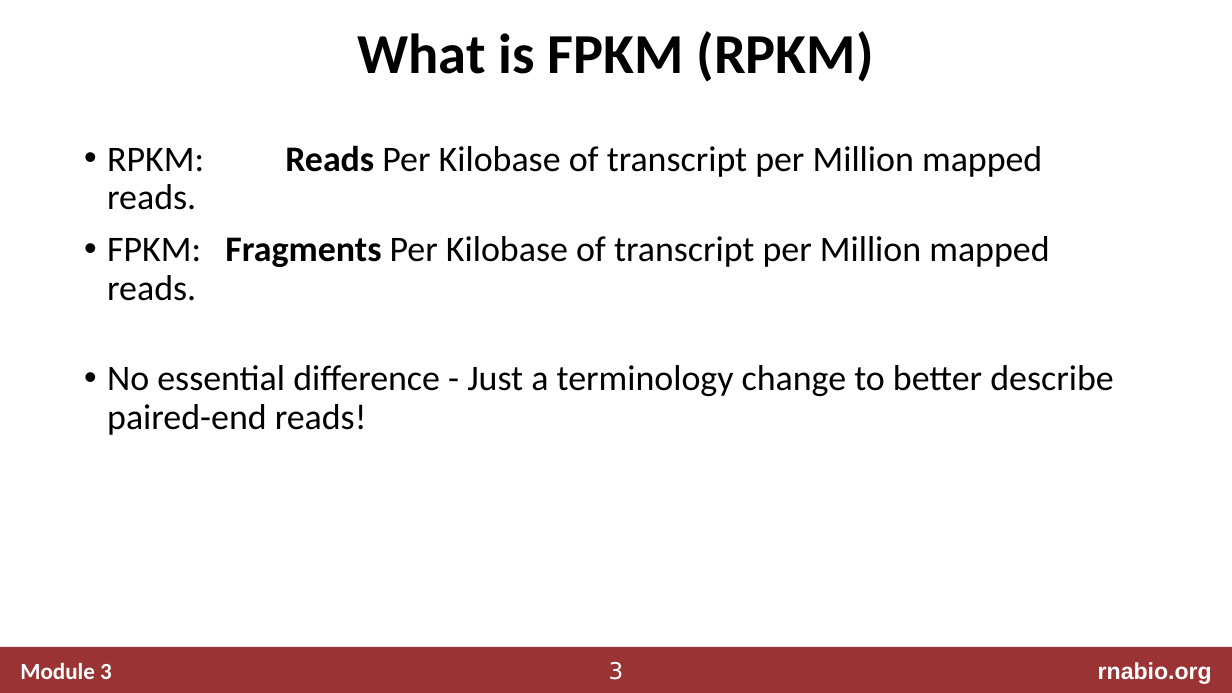
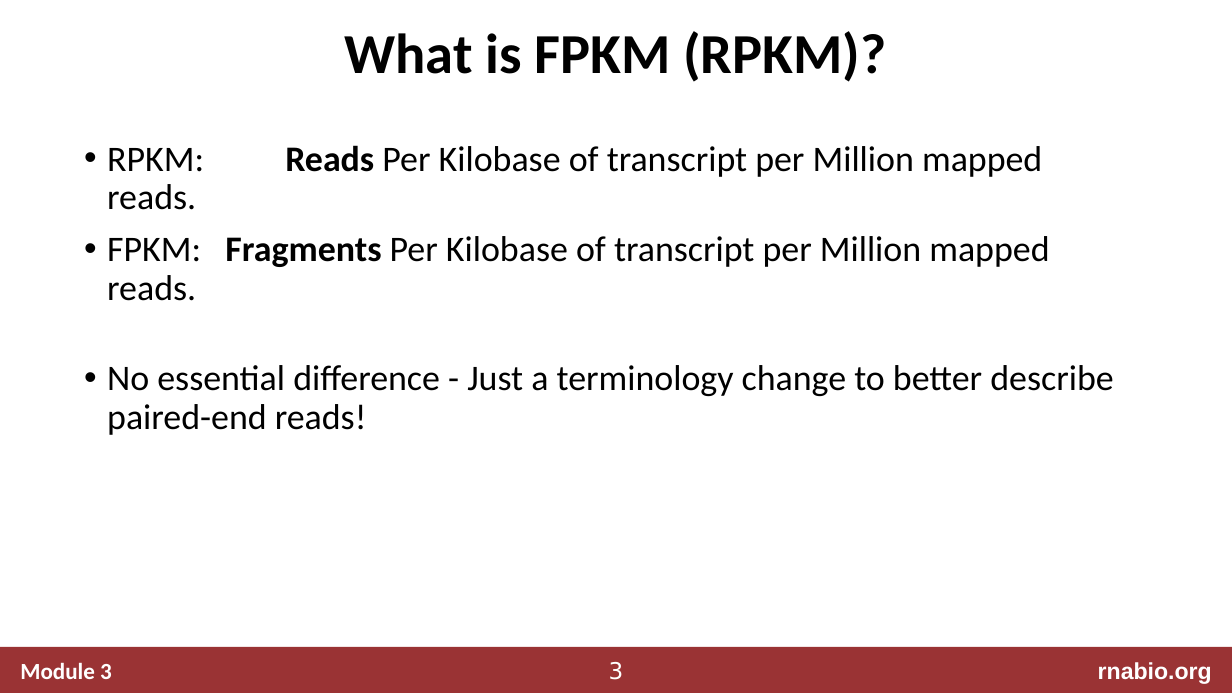
Before and after one commit to griffithlab/rnabio.org, a slide deck: slide 3 of assets/lectures/cshl/2020/mini/RNASeq_MiniLecture_03_01_AbundanceEstimation.pptx. Drawn at 1232x693 pixels with LibreOffice and Linux fonts; fonts in the diff are those of the drawing. Boxes give left, top, right and bottom in pixels: in the first picture for what was removed or moved away, otherwise in the second. Text is boxed around its words. In the diff, an @@ line names an element or a change of style, - is before the commit and + after.

```diff
--- a/assets/lectures/cshl/2020/mini/RNASeq_MiniLecture_03_01_AbundanceEstimation.pptx
+++ b/assets/lectures/cshl/2020/mini/RNASeq_MiniLecture_03_01_AbundanceEstimation.pptx
@@ title at box(344, 31, 886, 82): text changed @@
-What is FPKM (RPKM)
+What is FPKM (RPKM)?
```
Also in this commit, not shown: 2 other slides changed, 7 other files.
